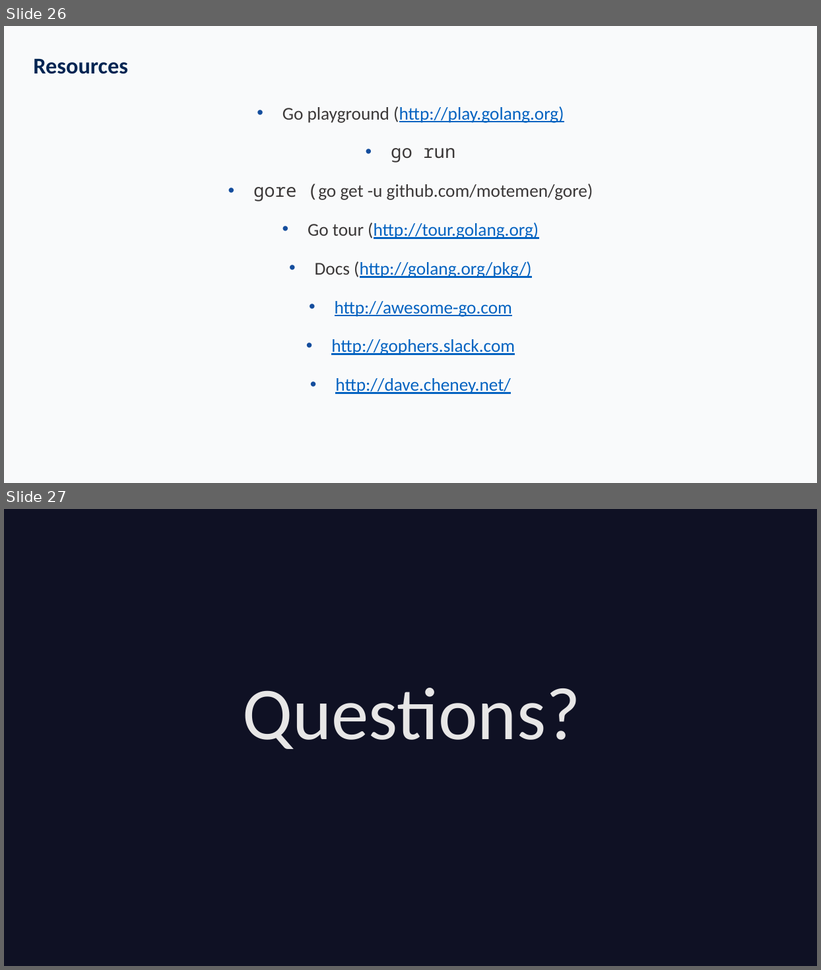
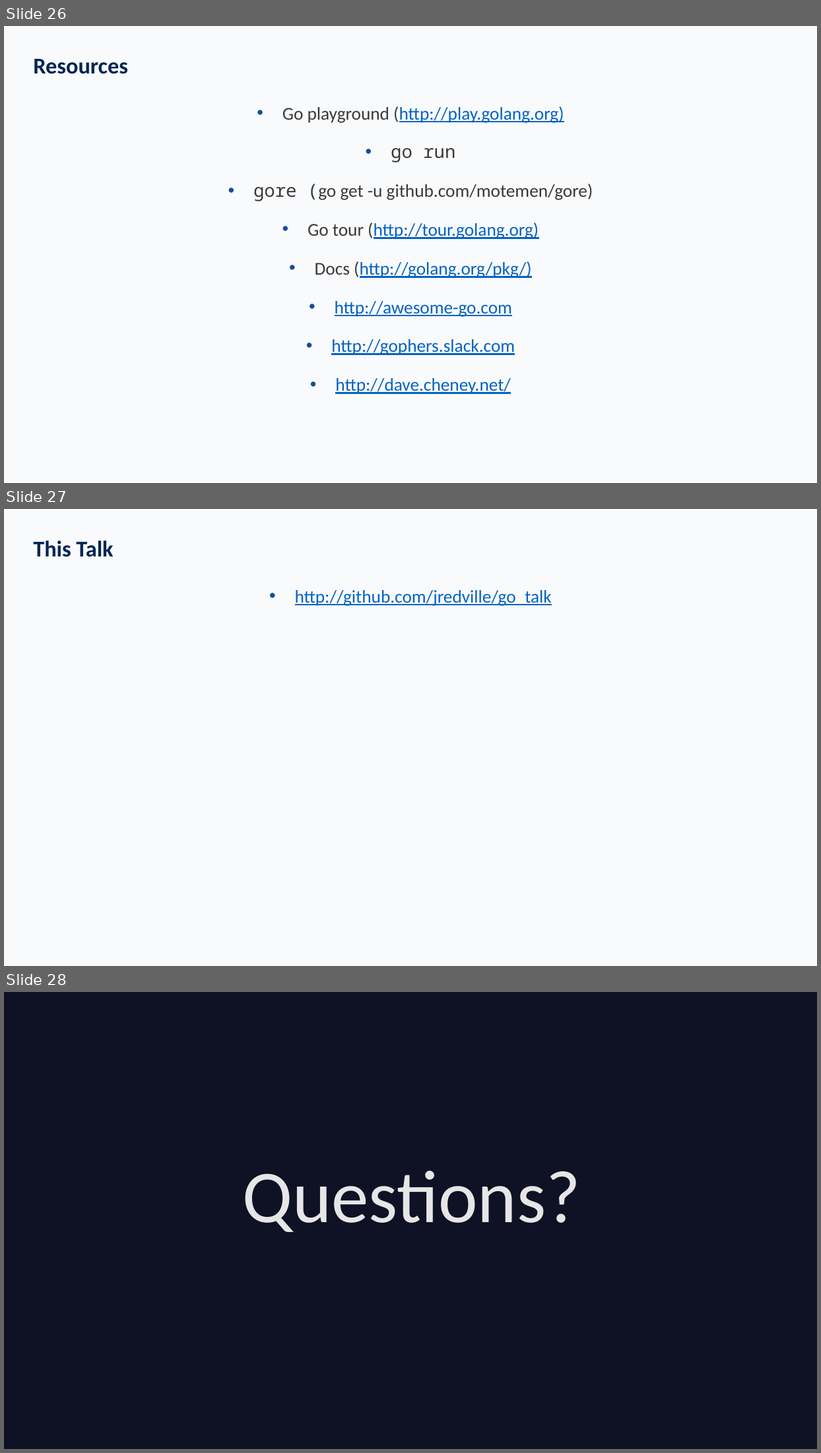
Before and after one commit to jredville/go_talk, a slide deck: go talk.pptx. Shown one above the other, each under a label of ours: slides 26 and 27 before the commit, slides 26, 27 and 28 after it. The pictures are 821x970 and 821x1453 pixels, drawn with LibreOffice and Linux fonts; fonts in the diff are those of the drawing; background and template pictures are left out. Boxes give left, top, right and bottom in pixels: in the first picture for what was removed or moved away, otherwise in the second. Text is boxed around its words. In the diff, an @@ line names an element or a change of style, - is before the commit and + after.

```diff
--- a/go talk.pptx
+++ b/go talk.pptx
@@ slide 27 added at box(4, 509, 817, 966), background #F9FAFB @@
@@ title added at box(33, 541, 113, 557), 20 pt, text #002452, bold @@
+This Talk
@@ text added at box(295, 590, 552, 606), 16 pt, text #0563C1, underline @@
+• http://github.com/jredville/go_talk
@@ what was slide 27 is now slide 28 @@
```
Also in this commit, not shown: 1 other file.
